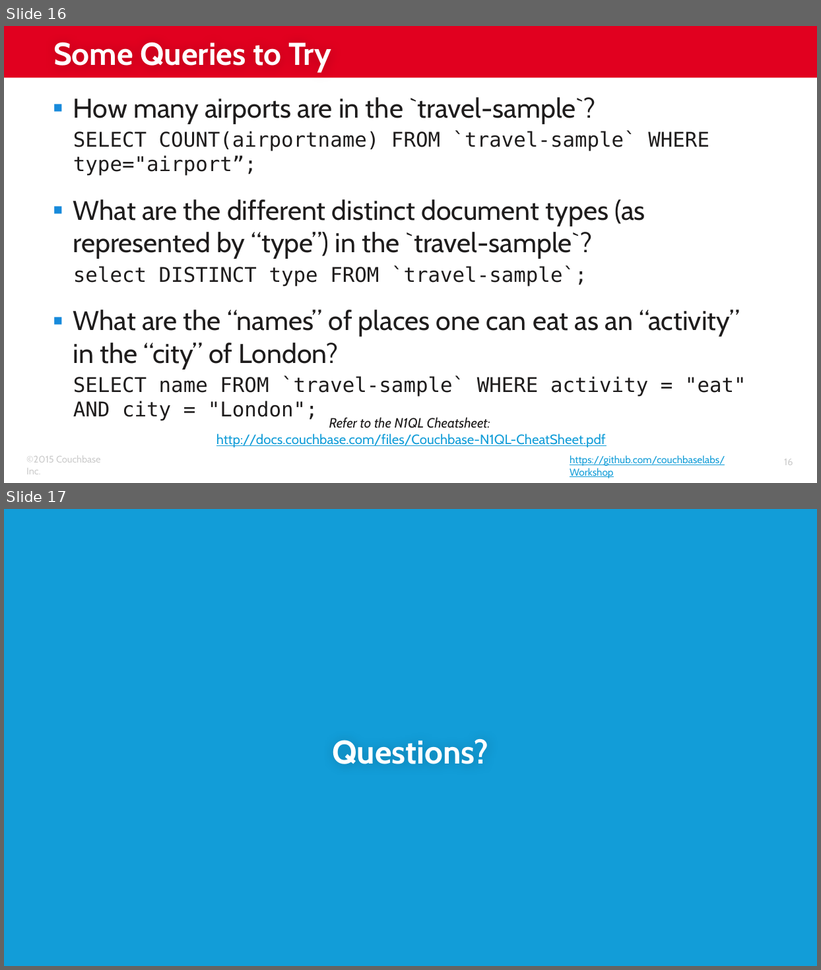
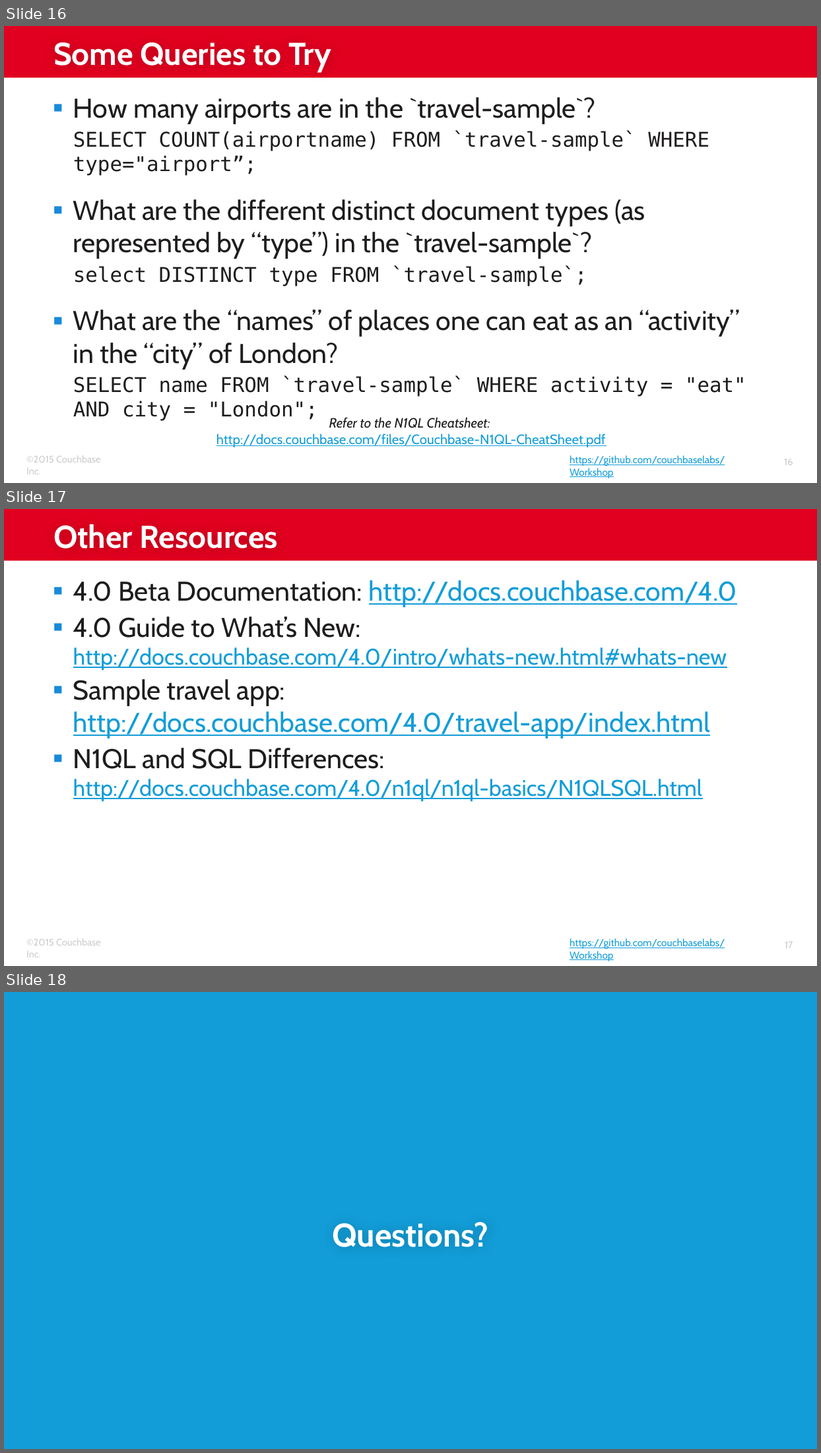
Before and after one commit to subalakr/workshop, a slide deck: server/presentations/Lab-01_Setup.pptx. Shown one above the other, each under a label of ours: slides 16 and 17 before the commit, slides 16, 17 and 18 after it. The pictures are 821x970 and 821x1453 pixels, drawn with LibreOffice and Linux fonts; fonts in the diff are those of the drawing; background and template pictures are left out. Boxes give left, top, right and bottom in pixels: in the first picture for what was removed or moved away, otherwise in the second. Text is boxed around its words. In the diff, an @@ line names an element or a change of style, - is before the commit and + after.

```diff
--- a/server/presentations/Lab-01_Setup.pptx
+++ b/server/presentations/Lab-01_Setup.pptx
@@ slide 17 added at (4, 509, 817, 966), background #FFFFFF; not listed: 4 template elements that a slide beside it also shows @@
@@ title added at (54, 524, 278, 549), 28 pt, text #FFFFFF, bold @@
+Other Resources
@@ text added at (73, 580, 738, 802), 24 pt, text #129DD8, underline @@
+▪ 4.0 Beta Documentation: http://docs.couchbase.com/4.0
+▪ 4.0 Guide to What’s New:
+  http://docs.couchbase.com/4.0/intro/whats-new.html#whats-new
+▪ Sample travel app:
+  http://docs.couchbase.com/4.0/travel-app/index.html
+▪ N1QL and SQL Differences:
+  http://docs.couchbase.com/4.0/n1ql/n1ql-basics/N1QLSQL.html
@@ what was slide 17 is now slide 18 @@
```
Also in this commit, not shown: 1 slide changed, 1 other file.
